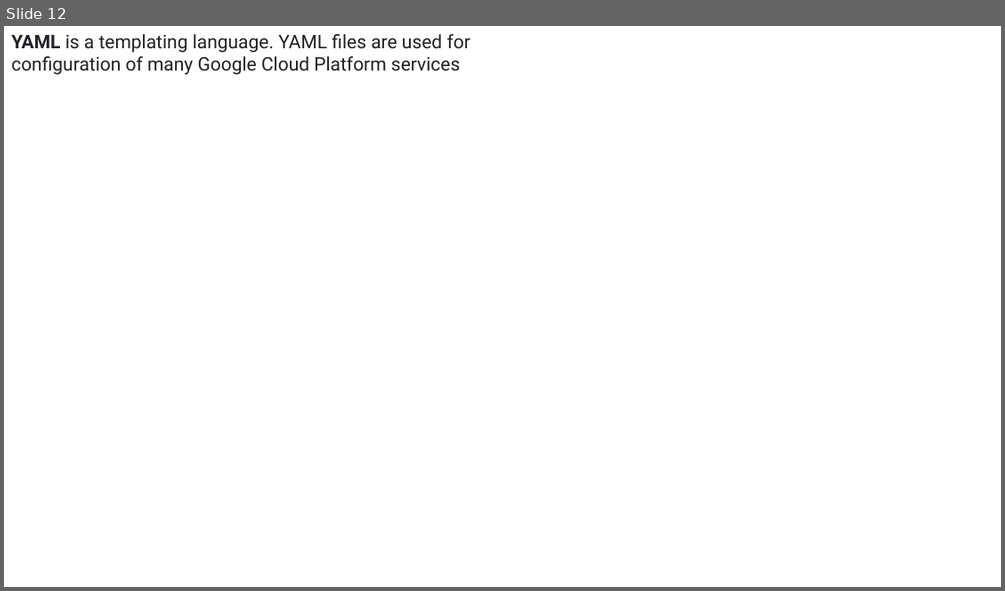
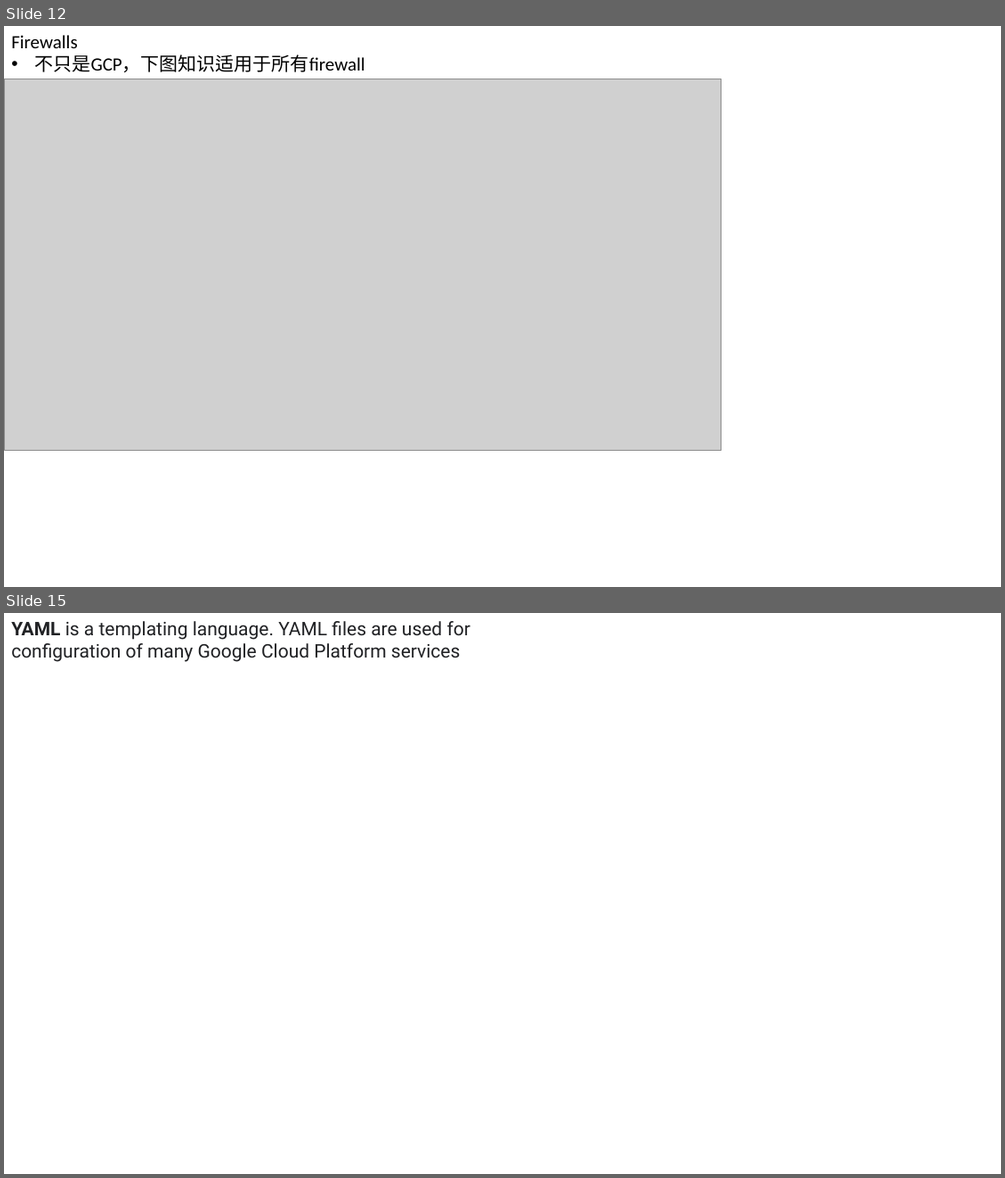
Before and after one commit to legend507/CommonSense, a slide deck: [GCP_Coursera].pptx. Shown one above the other, each under a label of ours: slide 12 before the commit, slides 12 and 15 after it; the slides between them are not shown. The pictures are 1005x591 and 1005x1178 pixels, drawn with LibreOffice and Linux fonts; fonts in the diff are those of the drawing; grey boxes stand for pictures. Boxes give left, top, right and bottom in pixels: in the first picture for what was removed or moved away, otherwise in the second. Text is boxed around its words. In the diff, an @@ line names an element or a change of style, - is before the commit and + after.

```diff
--- a/[GCP_Coursera].pptx
+++ b/[GCP_Coursera].pptx
@@ slide 12 added at [4, 26, 1001, 587], background #FFFFFF @@
@@ text added at [11, 35, 365, 72], 18 pt, text #000000 @@
+Firewalls
+• 不只是GCP，下图知识适用于所有firewall
@@ picture added at [4, 79, 721, 450] @@
@@ what was slide 12 is now slide 15 @@
```
Also in this commit, not shown: 1 slide changed, 2 other slides added.
